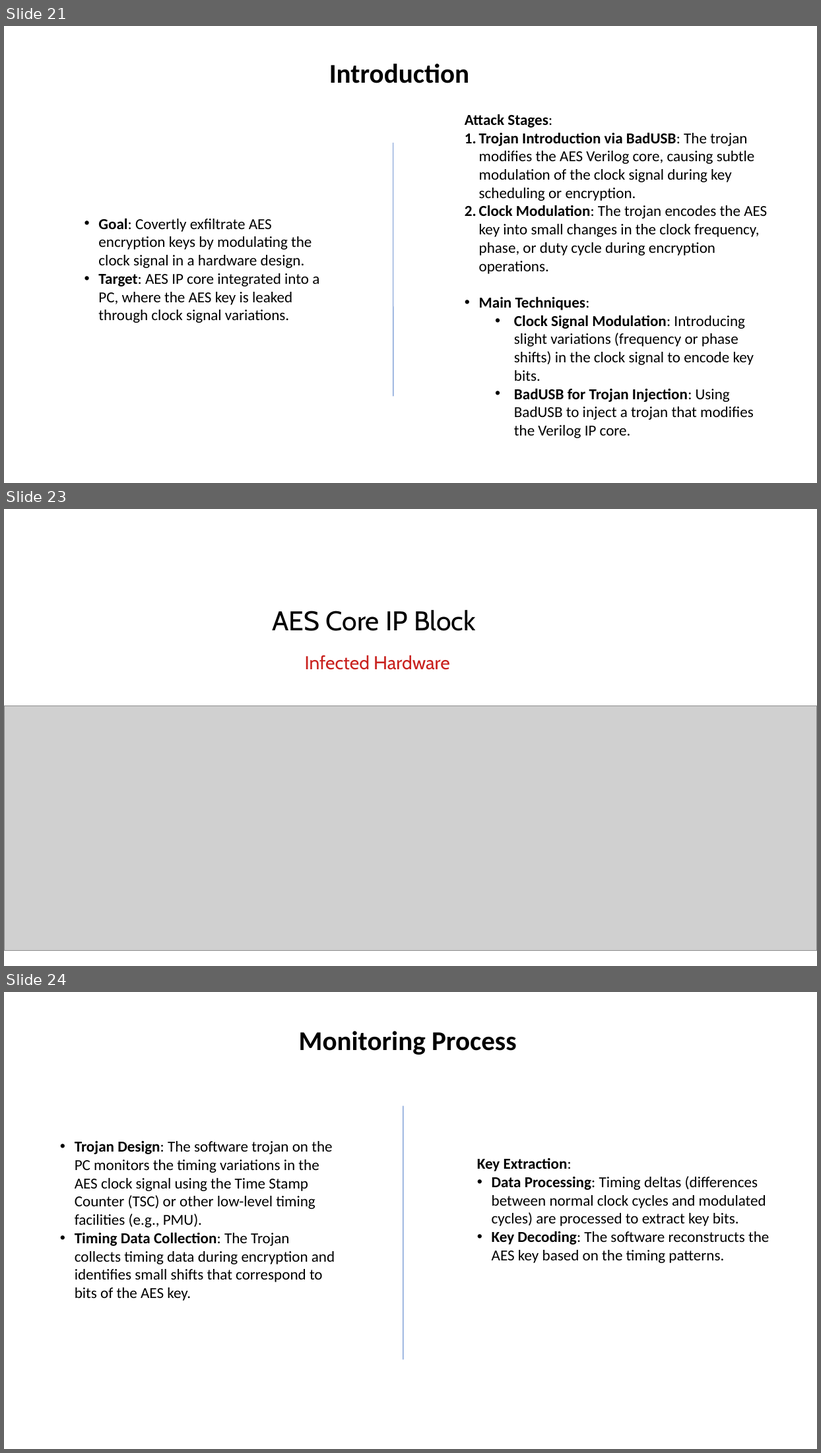
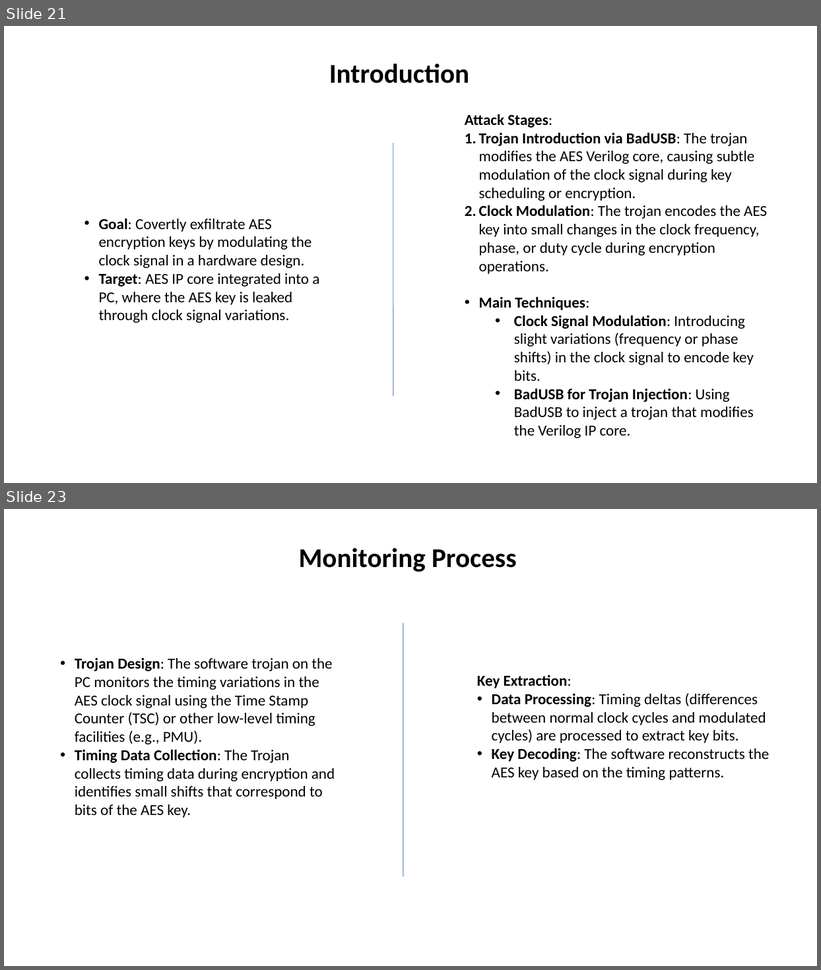
Before and after one commit to Lefteris-B/2024-CSAW, a slide deck: presentations/CSAW_2024_second_stage.pptx. Shown one above the other, each under a label of ours: slides 21, 23 and 24 before the commit, slides 21 and 23 after it; the slides between them are not shown. The pictures are 821x1453 and 821x970 pixels, drawn with LibreOffice and Linux fonts; fonts in the diff are those of the drawing; grey boxes stand for pictures. Boxes give left, top, right and bottom in pixels: in the first picture for what was removed or moved away, otherwise in the second. Text is boxed around its words. In the diff, an @@ line names an element or a change of style, - is before the commit and + after.

```diff
--- a/presentations/CSAW_2024_second_stage.pptx
+++ b/presentations/CSAW_2024_second_stage.pptx
@@ slide 23 removed at bbox=[4, 509, 817, 966], background #FFFFFF @@
@@ text removed at bbox=[272, 610, 475, 631] @@
-AES Core IP Block
@@ text removed at bbox=[305, 656, 450, 670] @@
-Infected Hardware
@@ picture removed at bbox=[4, 706, 817, 951] @@
@@ what was slide 24 is now slide 23 @@
```
Also in this commit, not shown: 2 slides changed, 21 other files.
